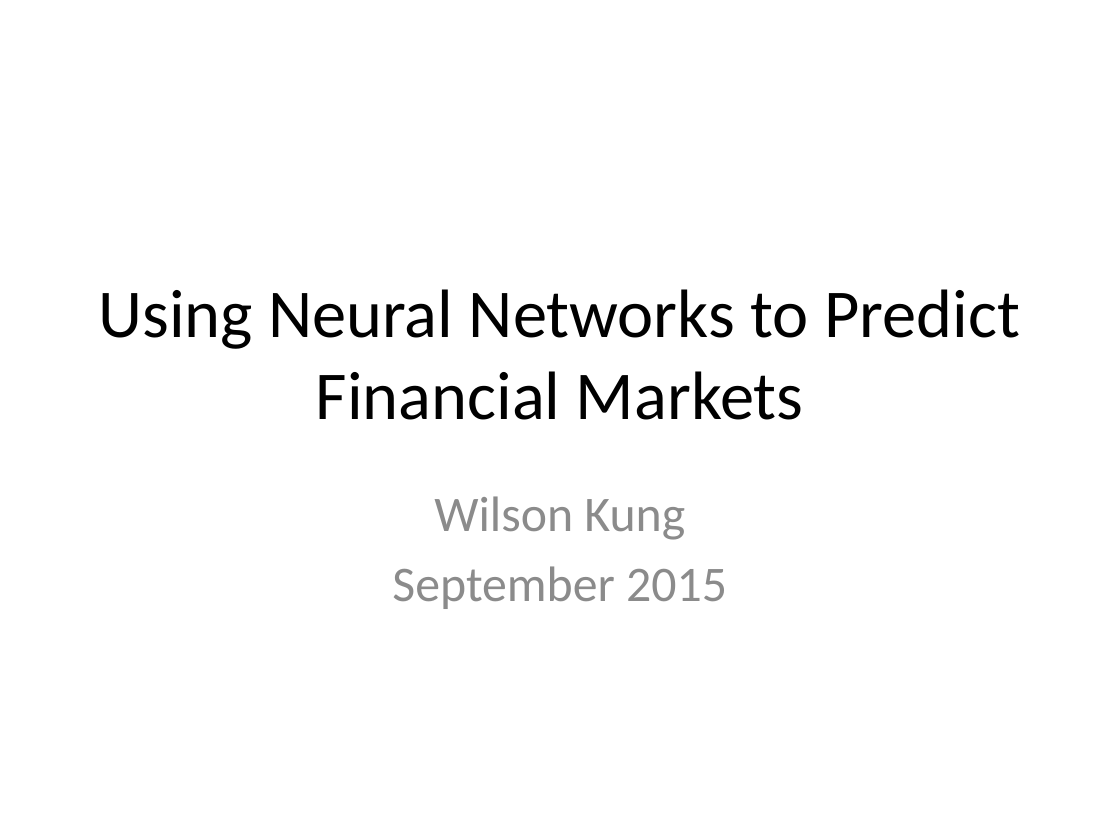
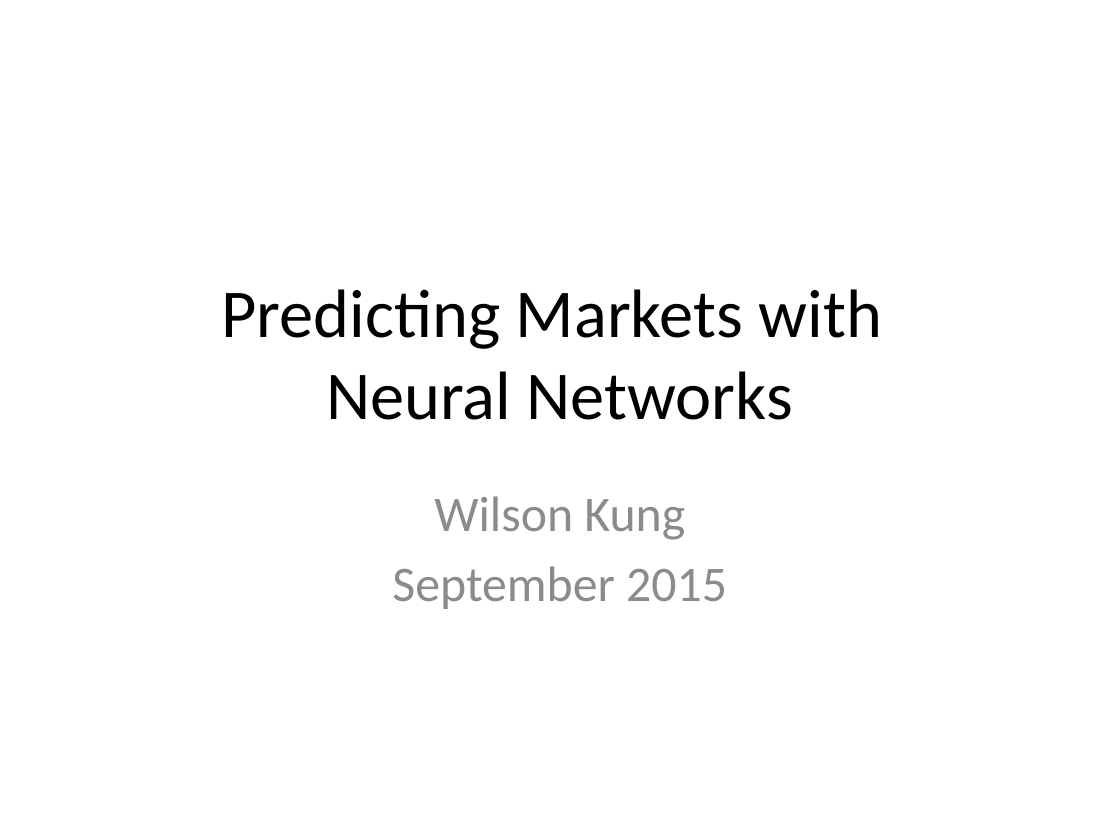
Before and after one commit to wilkung/Predicting_Markets_with_Neural_Nets, a slide deck: slide 1 of Kojack_Presentation.pptx. Drawn at 1120x840 pixels with LibreOffice and Linux fonts; fonts in the diff are those of the drawing. Boxes give left, top, right and bottom in pixels: in the first picture for what was removed or moved away, otherwise in the second. Text is boxed around its words. In the diff, an @@ line names an element or a change of style, - is before the commit and + after.

```diff
--- a/Kojack_Presentation.pptx
+++ b/Kojack_Presentation.pptx
@@ title at box(221, 289, 882, 420): text changed @@
-Using Neural Networks to Predict Financial Markets
+Predicting Markets with
+Neural Networks
```
Also in this commit, not shown: 4 other slides changed, 3 slides added, 1 slide removed, 2 other files.
